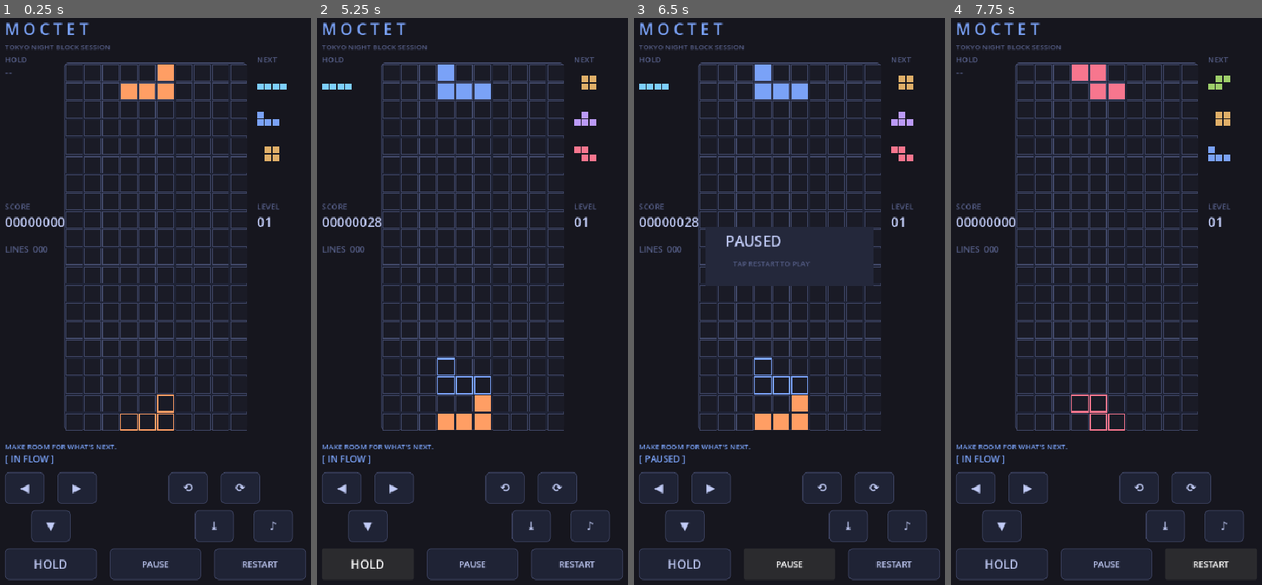
Above: before the commit, frames 1-4 (left to right).
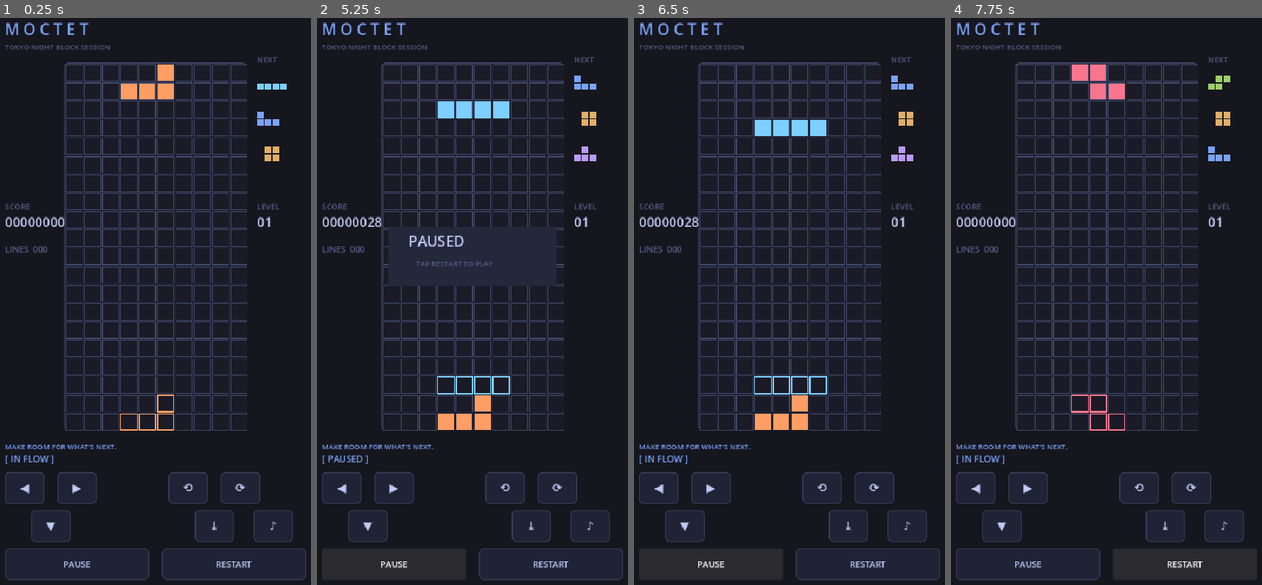
Above: after the commit, the same moments.

Repository: thokem74/MOCTET
Game: Godot game, scene res://main.tscn
The game is run twice, just before and just after one commit, with the same random seed, the same clock (stepped at 60 frames per second) and the same inputs. Sound files missing from this copy of the repository are replaced by a short silence.
Inputs (mouse positions are in pixels of both pictures, inside the frame that each line leads up to):
- Up to frame 1 (0.25 s): no input
- Up to frame 2 (5.25 s): click "◀" at 0.5 s; click "▶" at 1.25 s; click "⟲" at 2 s; click "⟳" at 2.75 s; click "⤓" at 3.5 s; click "♪" at 4.25 s; click (366, 562) at 5 s, where only the run before the commit has a clickable "HOLD"
- Up to frame 3 (6.5 s): click "PAUSE" at 5.75 s
- Up to frame 4 (7.75 s): click "RESTART" at 6.5 s; click "RESTART" at 7.25 s

The runs differ from the first frame. In frame 1, 0.6% of the frame differs, in the area x 1-90%, y 6-100%; in frame 2, 3.7%; in frame 3, 3.8%; in frame 4, 0.6%.

Commit message:
hold function removed

Diff:
--- a/game.gd
+++ b/game.gd
@@ -21,8 +21,6 @@
 var shape: Array = []
 var x := 3
 var y := 0
-var held := ""
-var hold_used := false
 var score := 0
 var lines := 0
 var over := false
@@ -33,12 +31,7 @@
 		rng.seed = seed_value
 	else:
 		rng.randomize()
-	for row in HEIGHT:
-		board.append([])
-		for col in WIDTH:
-			board[row].append("")
-	refill()
-	spawn()
+	reset()
 
 func get_level() -> int:
 	return lines / 10 + 1
@@ -139,7 +132,6 @@
 	lines += cleared
 	if cleared > 0:
 		notice = ["", "SINGLE / CLEAN", "DOUBLE / FLOW", "TRIPLE / SYNC", "TETRIS / PERFECT"][cleared]
-	hold_used = false
 	spawn()
 
 func _row_full(row: Array) -> bool:
@@ -154,20 +146,9 @@
 		row.append("")
 	return row
 
-func hold_piece() -> bool:
-	if over or hold_used:
-		return false
-	var old := held
-	held = kind
-	spawn(old)
-	hold_used = true
-	return true
-
 func reset() -> void:
 	board.clear()
 	queue.clear()
-	held = ""
-	hold_used = false
 	score = 0
 	lines = 0
 	over = false
--- a/main.gd
+++ b/main.gd
@@ -38,6 +38,7 @@
 	for child in get_children():
 		if child is Button:
 			child.queue_free()
+	buttons.clear()
 	_create_button("◀", "move_left", Vector2(20, 700))
 	_create_button("▶", "move_right", Vector2(100, 700))
 	_create_button("▼", "soft_drop", Vector2(60, 758))
@@ -45,9 +46,8 @@
 	_create_button("⟳", "rotate_cw", Vector2(350, 700))
 	_create_button("⤓", "hard_drop", Vector2(310, 758))
 	_create_button("♪", "music", Vector2(400, 758))
-	_create_button("HOLD", "hold", Vector2(20, 816), Vector2(140, 48))
-	_create_button("PAUSE", "pause", Vector2(180, 816), Vector2(140, 48))
-	_create_button("RESTART", "restart", Vector2(340, 816), Vector2(140, 48))
+	_create_button("PAUSE", "pause", Vector2(20, 816), Vector2(220, 48))
+	_create_button("RESTART", "restart", Vector2(260, 816), Vector2(220, 48))
 
 func _create_button(label: String, action: String, base: Vector2, size := Vector2(60, 48)) -> void:
 	var button := Button.new()
@@ -208,10 +208,6 @@
 			lock_timer = -1.0
 		"rotate_cw": _changed(game.rotate(true))
 		"rotate_ccw": _changed(game.rotate(false))
-		"hold":
-			if game.hold_piece():
-				fall_timer = 0.0
-				lock_timer = -1.0
 	queue_redraw()
 
 func _changed(changed: bool) -> void:
@@ -234,16 +230,12 @@
 		_on_action("restart")
 	elif event.keycode == KEY_P:
 		_on_action("pause")
-	elif event.keycode == KEY_C:
-		_on_action("hold")
 	elif event.keycode == KEY_SPACE:
 		_on_action("hard_drop")
 	elif event.keycode == KEY_LEFT:
 		_on_action("move_left")
 	elif event.keycode == KEY_RIGHT:
 		_on_action("move_right")
-	elif event.keycode == KEY_DOWN:
-		_on_action("soft_drop")
 	elif event.keycode == KEY_UP:
 		_on_action("rotate_cw")
 	elif event.keycode == KEY_Z:
@@ -300,8 +292,7 @@
 			if cell.y >= 0:
 				var piece_rect := Rect2(board_rect.position + Vector2(cell.x * 28 + 3, cell.y * 28 + 3) * scale, Vector2(25, 25) * scale)
 				draw_rect(piece_rect, PIECE_COLORS[game.kind])
-	_draw_panel(font, origin + Vector2(20, 76) * scale, "HOLD", game.held, scale)
-	_draw_panel(font, origin + Vector2(405, 76) * scale, "NEXT", game.queue.slice(0, 3), scale)
+	_draw_next(font, origin + Vector2(405, 76) * scale, scale)
 	_draw_text(font, origin + Vector2(20, 300) * scale, "SCORE", 12, MUTED, scale)
 	_draw_text(font, origin + Vector2(20, 326) * scale, "%08d" % game.score, 20, TEXT, scale)
 	_draw_text(font, origin + Vector2(405, 300) * scale, "LEVEL", 12, MUTED, scale)
@@ -315,18 +306,12 @@
 		_draw_text(font, overlay.position + Vector2(30, 30) * scale, "PAUSED" if paused else "SESSION OVER", 22, TEXT, scale)
 		_draw_text(font, overlay.position + Vector2(42, 60) * scale, "TAP RESTART TO PLAY", 11, MUTED, scale)
 
-func _draw_panel(font: Font, at: Vector2, title: String, value, scale: float) -> void:
-	_draw_text(font, at, title, 12, MUTED, scale)
-	if value is String:
-		_draw_piece_preview(at + Vector2(0, 20) * scale, value, scale)
-	else:
-		for i in min(3, value.size()):
-			_draw_piece_preview(at + Vector2(0, 20 + i * 54) * scale, value[i], scale)
+func _draw_next(font: Font, at: Vector2, scale: float) -> void:
+	_draw_text(font, at, "NEXT", 12, MUTED, scale)
+	for i in min(3, game.queue.size()):
+		_draw_piece_preview(at + Vector2(0, 20 + i * 54) * scale, game.queue[i], scale)
 
 func _draw_piece_preview(at: Vector2, piece: String, scale: float) -> void:
-	if piece.is_empty():
-		_draw_text(ThemeDB.fallback_font, at, "--", 16, MUTED, scale)
-		return
 	for cell in MoctetGame.SHAPES[piece]:
 		draw_rect(Rect2(at + Vector2(cell.x * 12, cell.y * 12) * scale, Vector2(10, 10) * scale), PIECE_COLORS[piece])
 
--- a/project.godot
+++ b/project.godot
@@ -66,11 +66,6 @@
 "events": [Object(InputEventKey,"resource_local_to_scene":false,"resource_name":"","device":-1,"window_id":0,"alt_press …(190 unchanged characters)…
 ]
 }
-hold_piece={
-"deadzone": 0.5,
-"events": [Object(InputEventKey,"resource_local_to_scene":false,"resource_name":"","device":-1,"window_id":0,"alt_pressed":false,"shift_pressed":false,"ctrl_pressed":false,"meta_pressed":false,"pressed":false,"keycode":67,"physical_keycode":0,"key_label":0,"unicode":0,"location":0,"echo":false,"script":null)
-]
-}
 pause_game={
 "deadzone": 0.5,
 "events": [Object(InputEventKey,"resource_local_to_scene":false,"resource_name":"","device":-1,"window_id":0,"alt_press …(190 unchanged characters)…
--- a/tests/test_game.gd
+++ b/tests/test_game.gd
@@ -1,29 +1,62 @@
-extends RefCounted
+extends SceneTree
 const Game = preload("res://game.gd")
+
+var failures := 0
+
+func _initialize() -> void:
+	test_seven_bag()
+	test_drop_and_score()
+	test_queue_advances_after_lock()
+	test_reset()
+	test_lines_and_level()
+	test_spawn_collision()
+	print("Game checks finished: %d failures" % failures)
+	quit(1 if failures else 0)
+
+func _check(condition: bool) -> void:
+	if not condition:
+		failures += 1
+		push_error("Game check failed: " + str(get_stack()))
 
 func test_seven_bag() -> void:
 	var game := Game.new(42)
 	var seen := [game.kind]
 	seen.append_array(game.queue.slice(0, 6))
-	assert(seen.size() == 7)
-	assert(seen.duplicate().size() == 7)
+	_check(seen.size() == 7)
+	var unique := {}
+	for piece in seen:
+		unique[piece] = true
+	_check(unique.size() == 7)
 
 func test_drop_and_score() -> void:
 	var game := Game.new(3)
 	game.spawn("O")
-	assert(game.ghost_y() == 18)
+	_check(game.ghost_y() == 18)
 	game.hard_drop()
-	assert(game.score == 36)
-	assert(_filled(game) == 4)
+	_check(game.score == 36)
+	_check(_filled(game) == 4)
 
-func test_hold_limit_and_reset() -> void:
+func test_queue_advances_after_lock() -> void:
 	var game := Game.new(2)
-	var first := game.kind
-	assert(game.hold_piece())
-	assert(not game.hold_piece())
+	var next: String = game.queue[0]
 	game.hard_drop()
-	assert(game.hold_piece())
-	assert(game.kind == first)
+	_check(game.kind == next)
+	_check(game.y == 0)
+	_check(_filled(game) == 4)
+
+func test_reset() -> void:
+	var game := Game.new(2)
+	game.hard_drop()
+	game.lines = 12
+	game.over = true
+	game.notice = "SESSION OVER"
+	game.reset()
+	_check(_filled(game) == 0)
+	_check(game.score == 0 and game.lines == 0)
+	_check(not game.over and game.fits())
+	_check(game.x == 3 and game.y == 0)
+	_check(game.queue.size() >= 7)
+	_check(game.notice == "MAKE ROOM FOR WHAT'S NEXT.")
 
 func test_lines_and_level() -> void:
 	var game := Game.new(4)
@@ -36,16 +69,16 @@
 	game.rotate()
 	game.y = 16
 	game.lock_piece()
-	assert(game.lines == 10)
-	assert(game.get_level() == 2)
-	assert(game.score == 800)
+	_check(game.lines == 10)
+	_check(game.get_level() == 2)
+	_check(game.score == 800)
 
 func test_spawn_collision() -> void:
 	var game := Game.new(5)
 	for col in Game.WIDTH:
 		game.board[0][col] = "Z"
 	game.spawn("O")
-	assert(game.over)
+	_check(game.over)
 
 func _filled(game: MoctetGame) -> int:
 	var count := 0
Not shown, changed: README.md
